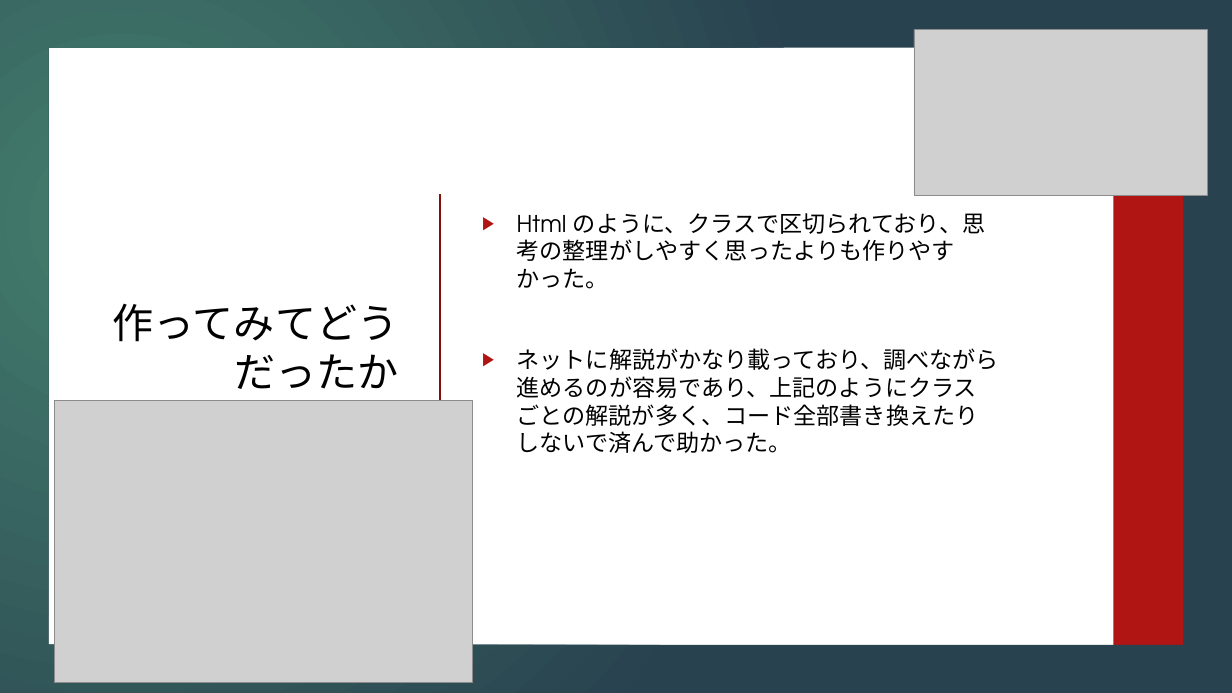
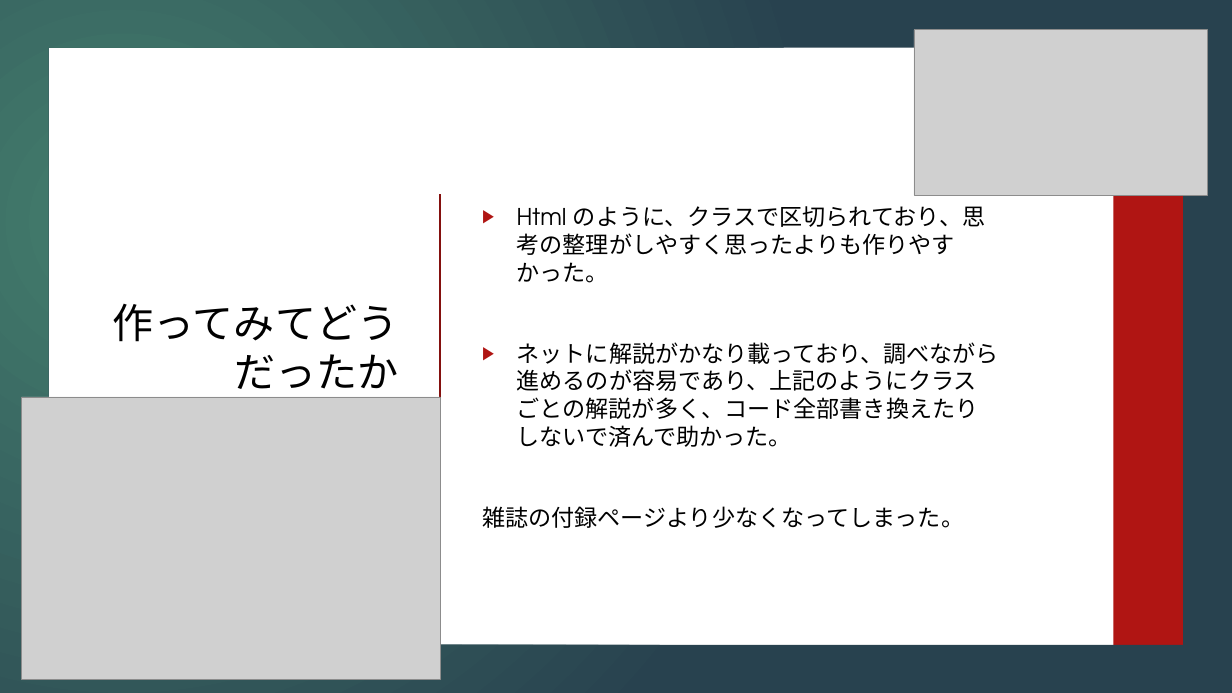
Before and after one commit to Haruto0922/flutterMock, a slide deck: slide 6 of プレゼン資料/ぱわぽ.pptx (slide 3 before the commit). Drawn at 1232x693 pixels with LibreOffice and Linux fonts; fonts in the diff are those of the drawing; grey boxes stand for pictures; background and template pictures are left out. Boxes give left, top, right and bottom in pixels: in the first picture for what was removed or moved away, otherwise in the second. Text is boxed around its words. In the diff, an @@ line names an element or a change of style, - is before the commit and + after.

Commit message:
ページの追加

```diff
--- a/プレゼン資料/ぱわぽ.pptx
+++ b/プレゼン資料/ぱわぽ.pptx
@@ picture: place and size @@
-picture at (55, 400, 473, 682)
+picture at (21, 397, 440, 679)
@@ text at (482, 506, 964, 528): paragraph added @@
+雑誌の付録ページより少なくなってしまった。
```
Also in this commit, not shown: 1 slide added, 3 other files.
